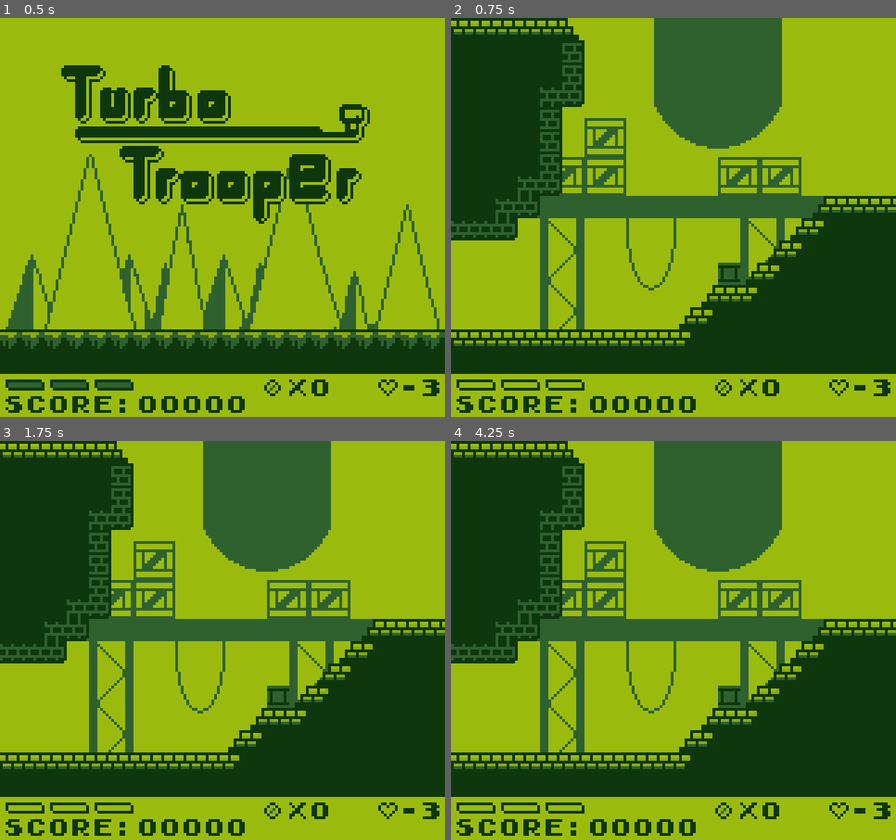
Above: before the commit, frames 1-4 (two rows, left to right).
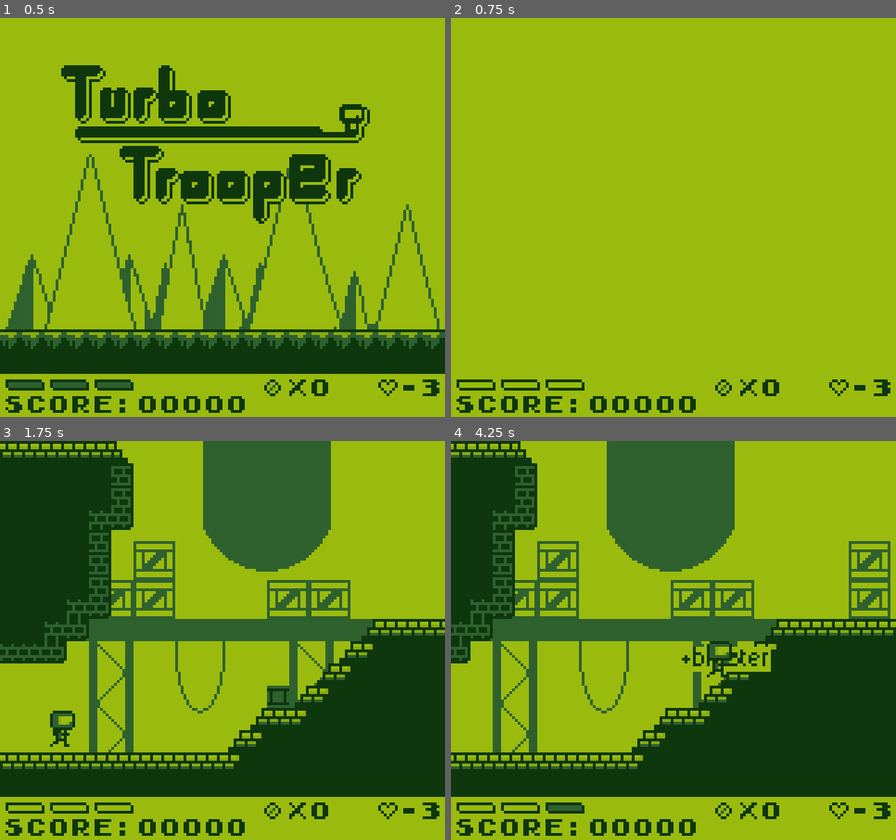
Above: after the commit, the same moments.

Repository: AlanRostem/TurboTrooper
Game: Godot game, scene res://scenes/main/Main.tscn
Two runs of this game, one before a commit and one after it. Both use one fixed random seed, a clock stepped at 60 frames per second and the inputs below. Sound files missing from this copy of the repository are replaced by a short silence.
Inputs (mouse positions are in pixels of both pictures, inside the frame that each line leads up to):
- Up to frame 1 (0.5 s): no input
- Up to frame 2 (0.75 s): tap Enter (pause) at 0.5 s; move the mouse to (771, 197) at 0.52 s; hold D (move_right) from 0.53 s (still down); tap S (aim_down) at 0.6 s; click (771, 197) at 0.67 s
- Up to frame 3 (1.75 s): keep holding D (move_right); tap Space (jump) at 0.77, 1.52 s; move the mouse to (133, 660) at 1.27 s; tap W (aim_up) at 1.35 s
- Up to frame 4 (4.25 s): move the mouse to (718, 552) at 2.02 s; release D (move_right) at 2.03 s; hold A (move_left) 2.03-2.78 s; tap K (fire) at 2.1 s; move the mouse to (651, 720) at 2.77 s; hold D (move_right) from 2.78 s (still down); tap E (select) at 2.85 s; click (651, 720) at 2.92 s; tap Space (jump) at 3.02, 3.77 s; move the mouse to (807, 700) at 3.52 s; tap S (aim_down) at 3.6 s; tap Enter (pause) at 4.15 s

Frame 1 is identical in both runs. In frame 2, 50% of the frame differs, in the area x 0-100%, y 0-90%; in frame 3, 0.3%; in frame 4, 25%.
Error before the commit: Invalid set index 'visible' (on base: 'null instance') with value of type 'bool'. (res://scenes/game/level/level_types/BombLevel.gd:22)

Commit message:
rearranging level handling

Diff:
--- a/project/scenes/game/GameHandler.gd
+++ b/project/scenes/game/GameHandler.gd
@@ -17,6 +17,8 @@
 
 onready var __level_list = $LevelList
 onready var __pauseability_timer = $PauseabilityTimer
+onready var __level_intro_timer = $LevelIntroTimer
+onready var __color_rect = $CanvasLayer/ColorRect
 
 var __has_check_point = false
 var __can_pause = false
@@ -48,6 +50,8 @@
 # Deletes the current level (if one is active) and instances a new one from the specified
 # scene.
 func set_current_level(index):
+	__level_intro_timer.start()
+	__color_rect.visible =  true
 	get_hud().hide_global_message()
 	__has_check_point = false
 	update_player_save_data("checkpoint", null)
@@ -77,12 +81,14 @@
 		__current_level = null
 
 func reset_current_level():
+	__color_rect.visible = true
 	get_hud().hide_global_message()
 	var level_scene: PackedScene = __level_list.get_level_scene(__level_index)
 	__current_level.queue_free()
 	__current_level = level_scene.instance()
 	__current_level.connect("ready", self, "_on_current_level_ready")
 	__current_level.set_check_point_enabled(true)
+	__current_level.start()
 	add_child(__current_level)
 	__saved_player_stats["life"] = PlayerStats.MAX_HEALTH
 	__current_level.set_player_stats(__saved_player_stats)
@@ -99,3 +105,7 @@
 
 func _on_PauseabilityTimer_timeout():
 	__can_pause = true
+
+func _on_LevelIntroTimer_timeout():
+	__color_rect.visible = false
+	__current_level.start()
--- a/project/scenes/game/level/Level.gd
+++ b/project/scenes/game/level/Level.gd
@@ -2,11 +2,9 @@
 
 onready var game_handler = get_parent()
 
-onready var __intro_timer = $IntroTimer
 onready var __reset_timer = $ResetTimer
 onready var __next_level_transition_timer = $NextLevelTransitionTimer
 
-onready var __color_rect = $CanvasLayer/ColorRect
 
 onready var __game_world = $GameWorld
 onready var __check_point = $CheckPoint
@@ -19,7 +17,6 @@
 var __has_check_point = false
 
 func _ready():
-	__color_rect.visible = true
 	if __has_check_point:
 		player_node.state_machine.transition_to("PlayerIdleState")
 	else:
@@ -71,11 +68,13 @@
 	game_handler.set_current_to_next_level()
 
 func _on_IntroTimer_timeout():
-	__color_rect.visible = false
 	__theme.play()
 
 func stop_theme():
 	__theme.stop()
 
+func start():
+	__theme.play()
+
 func _on_ResetTimer_timeout():
 	game_handler.reset_current_level()
--- a/project/scenes/main/Main.tscn
+++ b/project/scenes/main/Main.tscn
@@ -45,6 +45,7 @@
 visible = false
 anchor_right = 1.0
 anchor_bottom = 1.0
+margin_bottom = -16.0
 color = Color( 0.607843, 0.737255, 0.0588235, 1 )
 __meta__ = {
 "_edit_use_anchors_": false
@@ -53,8 +54,13 @@
 [node name="PauseabilityTimer" type="Timer" parent="GameHandler"]
 one_shot = true
 
+[node name="LevelIntroTimer" type="Timer" parent="GameHandler"]
+wait_time = 0.7
+one_shot = true
+
 [connection signal="game_started" from="MainMenu" to="GameHandler" method="_on_MainMenu_game_started"]
 [connection signal="game_completed" from="GameHandler" to="MainMenu" method="_on_GameHandler_game_completed"]
 [connection signal="timeout" from="GameHandler/PauseabilityTimer" to="GameHandler" method="_on_PauseabilityTimer_timeout"]
+[connection signal="timeout" from="GameHandler/LevelIntroTimer" to="GameHandler" method="_on_LevelIntroTimer_timeout"]
 
 [editable path="MainMenu"]
